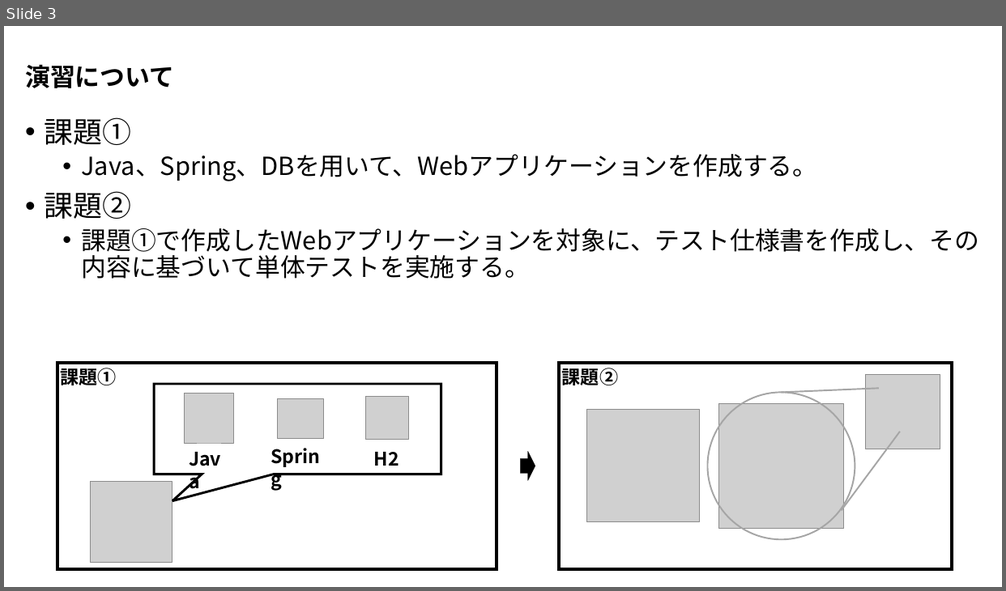
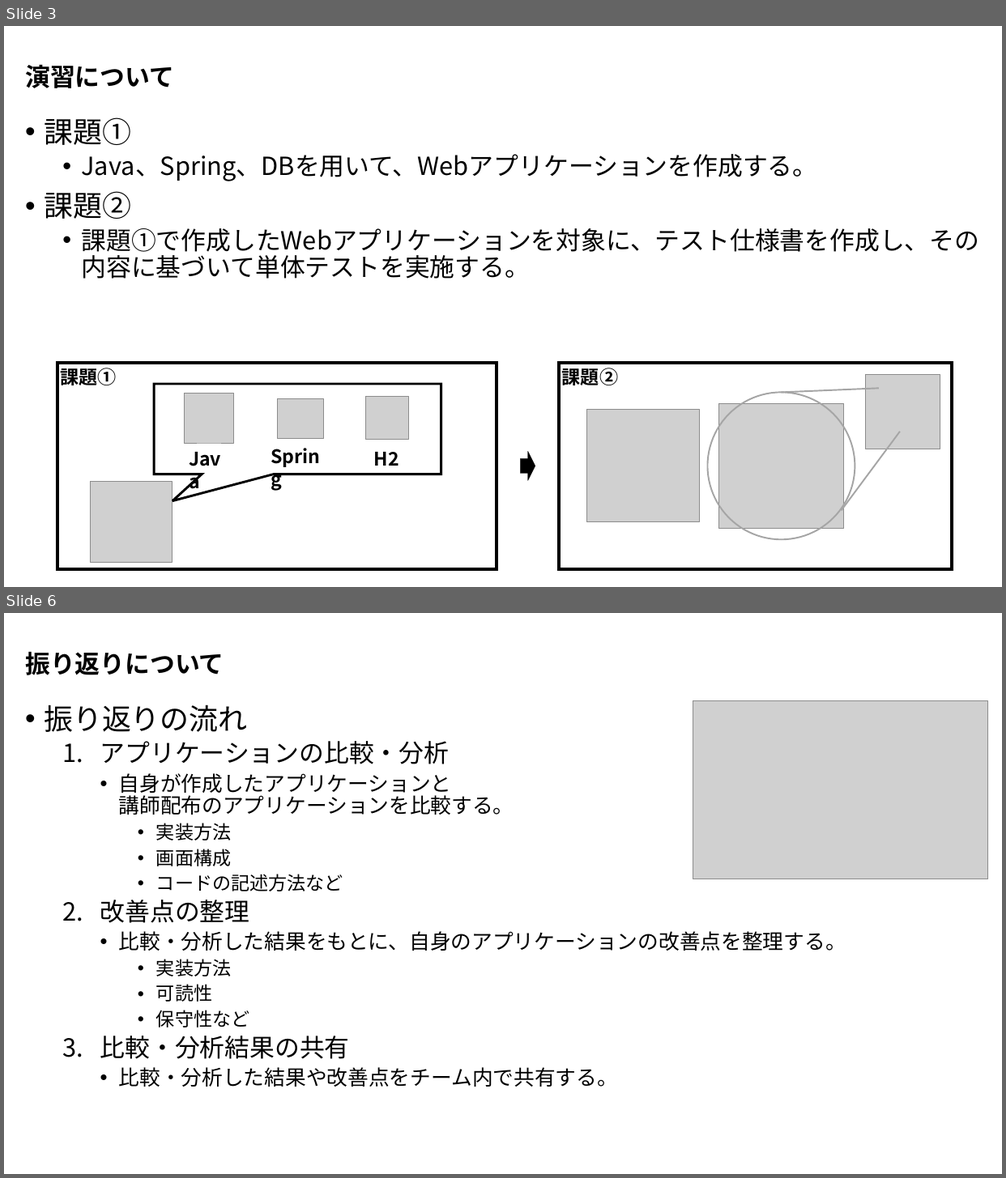
Before and after one commit to nishida2073/ai_navive, a slide deck: 00_オリエンテーション/【AI Native研修-バイブコーディング】研修の概要.pptx. Shown one above the other, each under a label of ours: slide 3 before the commit, slides 3 and 6 after it; the slides between them are not shown. The pictures are 1006x591 and 1006x1178 pixels, drawn with LibreOffice and Linux fonts; fonts in the diff are those of the drawing; grey boxes stand for pictures. Boxes give left, top, right and bottom in pixels: in the first picture for what was removed or moved away, otherwise in the second. Text is boxed around its words. In the diff, an @@ line names an element or a change of style, - is before the commit and + after.

```diff
--- a/00_オリエンテーション/【AI Native研修-バイブコーディング】研修の概要.pptx
+++ b/00_オリエンテーション/【AI Native研修-バイブコーディング】研修の概要.pptx
@@ slide 6 added at (4, 613, 1002, 1174), background #FFFFFF @@
@@ title added at (25, 652, 224, 675), 24 pt, text #000000, bold @@
+振り返りについて
@@ text added at (44, 705, 846, 1087), 20 pt, text #000000 @@
+• 振り返りの流れ
+  1. アプリケーションの比較・分析
+    • 自身が作成したアプリケーションと
+      講師配布のアプリケーションを比較する。
+      • 実装方法
+      • 画面構成
+      • コードの記述方法など
+  2. 改善点の整理
+    • 比較・分析した結果をもとに、自身のアプリケーションの改善点を整理する。
+      • 実装方法
+      • 可読性
+      • 保守性など
+  3. 比較・分析結果の共有
+    • 比較・分析した結果や改善点をチーム内で共有する。
@@ picture added at (692, 700, 988, 879) @@
```
Also in this commit, not shown: 3 slides changed, 2 other files.
